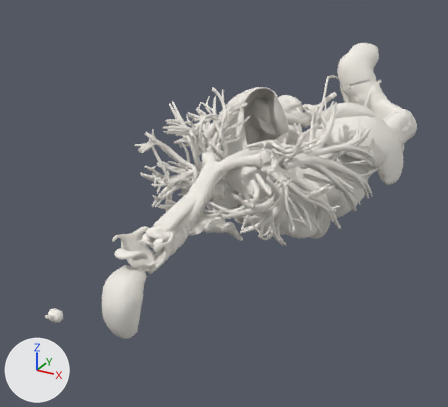
One commit to the glTF model public/assets/organs.glb: the scene before it, then after it.
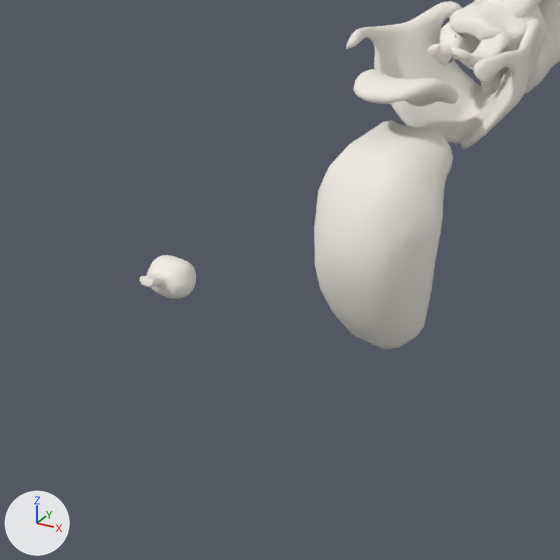
The first picture shows the older version from a 50 mm lens placed at (293.0, -1017.0, 252.0), pointed at (-54.0, -387.0, -63.0). The close-ups show the older and then the newer version on the part from 0% to 40% of the width and 55% to 100% of the height of that picture. Only the edits that show in the close-ups are written down. Every picture has the same lights, and +X, +Y and +Z are marked at lower left. Where no turn or scale is listed for an object, it has been applied to the vertices.

Names of what the first close-up shows: 'cricoid_cartilage', 'epiglottic_cartilage', 'larynx_cartilages', 'pituitary_gland', 'thyroid_cartilage', 'tongue', 'trachea' and 1 more.
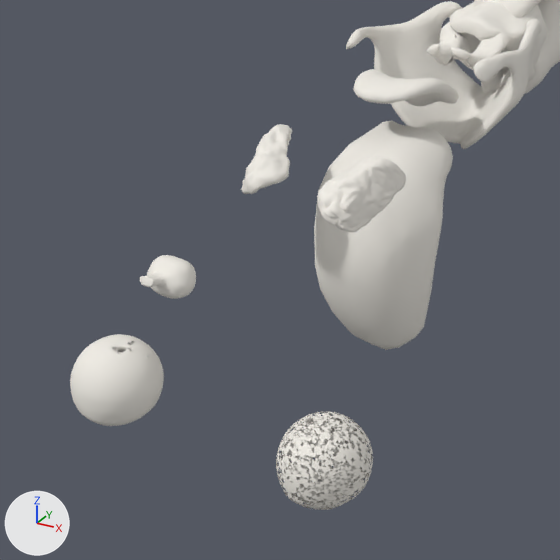
Not visible in the close-ups: 'eye_iris'.

Changed parts and their boxes [x1, y1, x2, y2] in the close-ups (560 x 560 px):
'eyes', added
    after: [70, 334, 373, 510]
'palatine_tonsils', added
    after: [241, 124, 406, 233]
'eye_retina', added (mostly hidden)
    after: [119, 348, 366, 504]
'eye_cornea', added (mostly hidden)
    after: [315, 480, 348, 510]
'eye_lens', added (mostly hidden)
    after: [303, 468, 354, 503]

The change, as a list of edits to the scene's bpy script:
```text
Add me_palatine_tonsils:
    me_palatine_tonsils.from_pydata(...)  # 4004 vertices, 8000 faces; spans x -21.9..21.9, y -11.6..11.6, z -7.7..7.7
    me_palatine_tonsils.materials.append(mat_default)  # white #f0ece5
Add me_eye_retina:
    me_eye_retina.from_pydata(...)  # 8779 vertices, 8000 faces; spans x -43.8..43.8, y -10.6..10.6, z -8.7..8.7
    me_eye_retina.materials.append(mat_default)  # white #f0ece5
Add me_eye_lens:
    me_eye_lens.from_pydata(...)  # 12676 vertices, 12286 faces; spans x -41.0..41.0, y -7.3..7.3, z -1.8..1.8
    me_eye_lens.materials.append(mat_default)  # white #f0ece5
Add me_eye_iris:
    me_eye_iris.from_pydata(...)  # 19622 vertices, 15678 faces; spans x -38.9..38.9, y -5.2..5.2, z -0.7..0.7
    me_eye_iris.materials.append(mat_default)  # white #f0ece5
Add me_eye_cornea:
    me_eye_cornea.from_pydata(...)  # 7034 vertices, 6000 faces; spans x -39.9..39.9, y -6.1..6.1, z -1.8..1.8
    me_eye_cornea.materials.append(mat_default)  # white #f0ece5
Add me_eyes:
    me_eyes.from_pydata(...)  # 12172 vertices, 20000 faces; spans x -45.1..45.1, y -11.8..11.8, z -10.7..10.7
    me_eyes.materials.append(mat_default)  # white #f0ece5
Add ob_palatine_tonsils:
    ob_palatine_tonsils = bpy.data.objects.new('palatine_tonsils', me_palatine_tonsils)
    ob_palatine_tonsils.location = (-1.0, -686.0, -6.5)
Add ob_eye_retina:
    ob_eye_retina = bpy.data.objects.new('eye_retina', me_eye_retina)
    ob_eye_retina.location = (0.0, -731.3, -50.9)
Add ob_eye_lens:
    ob_eye_lens = bpy.data.objects.new('eye_lens', me_eye_lens)
    ob_eye_lens.location = (0.0, -731.6, -60.0)
Add ob_eye_iris:
    ob_eye_iris = bpy.data.objects.new('eye_iris', me_eye_iris)
    ob_eye_iris.location = (0.0, -731.4, -61.1)
Add ob_eye_cornea:
    ob_eye_cornea = bpy.data.objects.new('eye_cornea', me_eye_cornea)
    ob_eye_cornea.location = (0.0, -731.6, -62.9)
Add ob_eyes:
    ob_eyes = bpy.data.objects.new('eyes', me_eyes)
    ob_eyes.location = (0.0, -731.3, -51.7)
```
